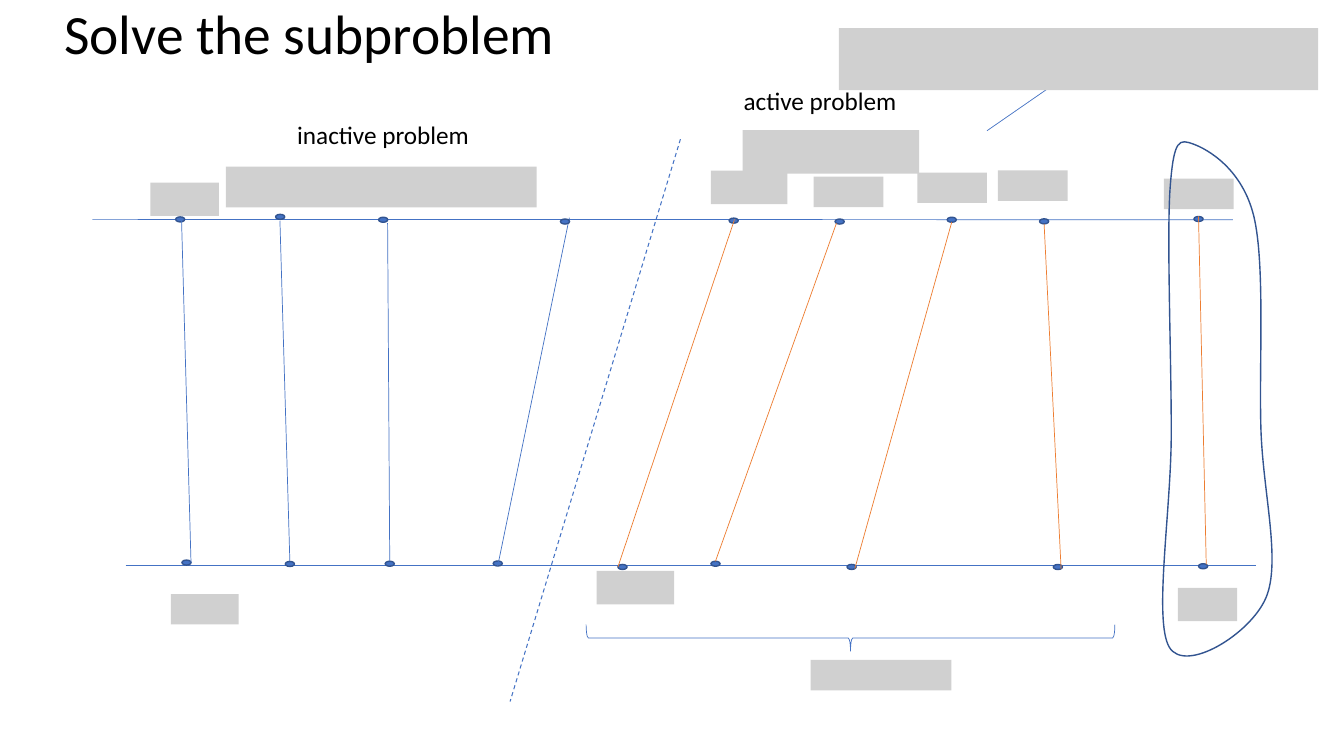
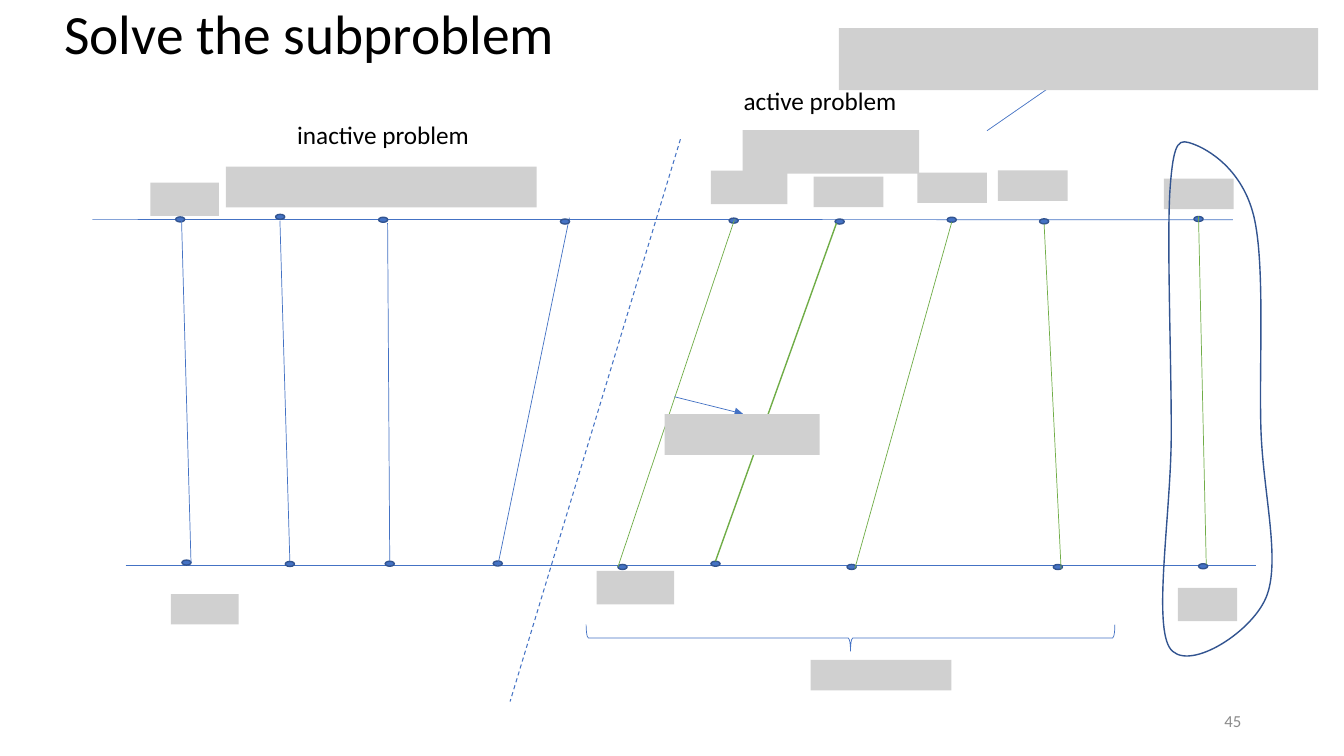
Before and after one commit to yikun-baio/sliced_opt, a slide deck: slide 45 of Sliced Optimal Partial Transport/report/OPT_Yikun.pptx. Drawn at 1344x756 pixels with LibreOffice and Linux fonts; fonts in the diff are those of the drawing; grey boxes stand for pictures. Boxes give left, top, right and bottom in pixels: in the first picture for what was removed or moved away, otherwise in the second. Text is boxed around its words. In the diff, an @@ line names an element or a change of style, - is before the commit and + after.

```diff
--- a/Sliced Optimal Partial Transport/report/OPT_Yikun.pptx
+++ b/Sliced Optimal Partial Transport/report/OPT_Yikun.pptx
@@ line (735, 220) - (618, 567): stroke #ED7D31 0.5 pt to #70AD47 0.5 pt @@
@@ line (837, 224) - (716, 562): stroke #ED7D31 0.5 pt to #70AD47 1 pt @@
@@ line (952, 223) - (855, 569): stroke #ED7D31 0.5 pt to #70AD47 0.5 pt @@
@@ line (1045, 224) - (1062, 569): stroke #ED7D31 0.5 pt to #70AD47 0.5 pt @@
@@ line (1199, 217) - (1207, 565): stroke #ED7D31 0.5 pt to #70AD47 0.5 pt @@
@@ picture added at (664, 414, 820, 455) @@
@@ arrow added from (675, 397) to (743, 414), #4472C4 0.5 pt @@
@@ page number added at (1224, 716, 1241, 727), 12 pt, text #8C8C8C @@
+45
```
Also in this commit, not shown: 48 other slides changed, 5 slides added, 23 other files.
